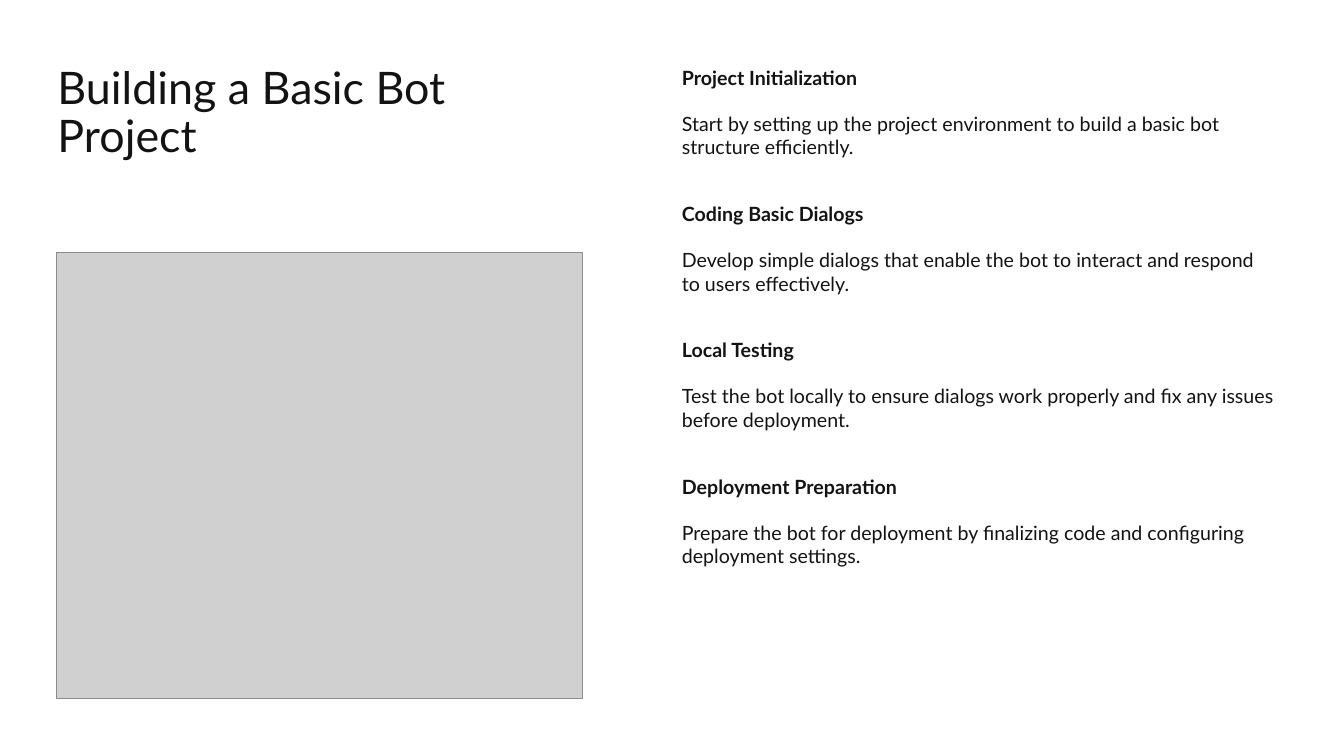
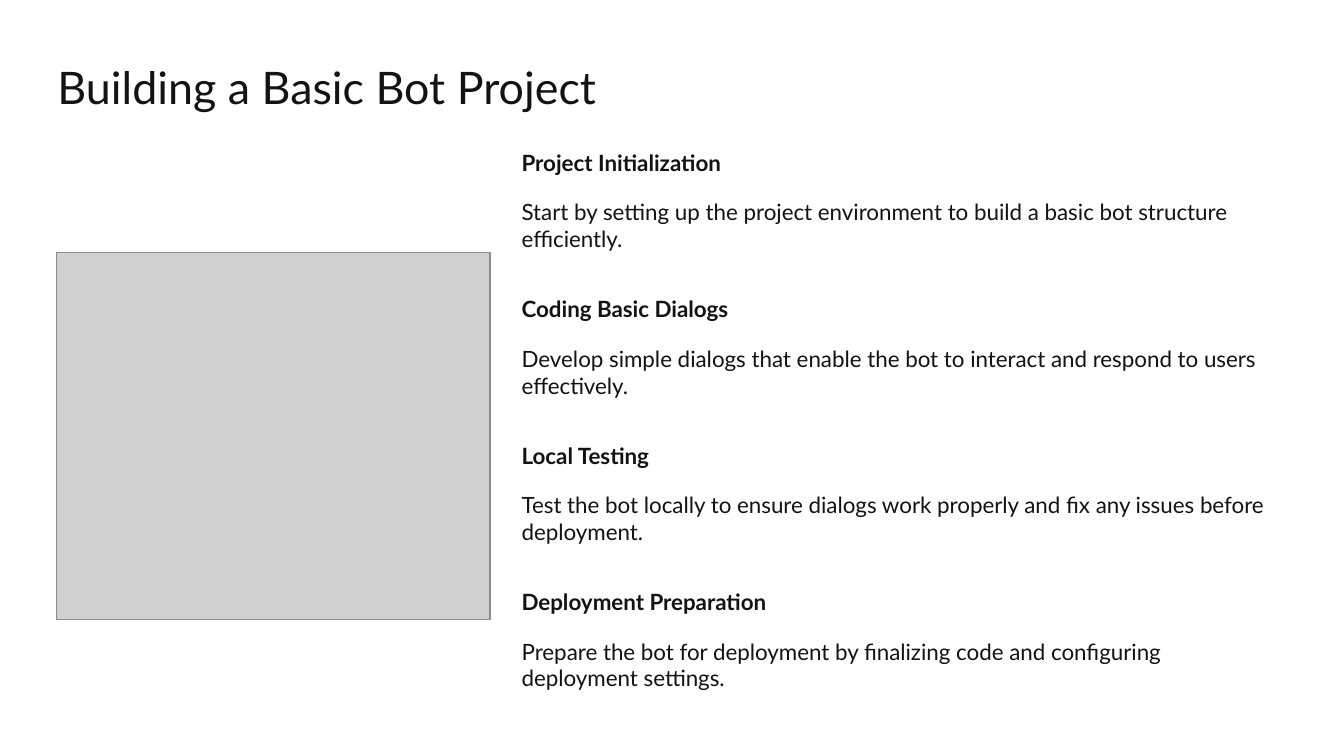
Before and after one commit to pajeeokoth/chatbot, a slide deck: slide 6 of P10_03_presentation.pptx (slide 8 before the commit). Drawn at 1344x756 pixels with LibreOffice and Linux fonts; fonts in the diff are those of the drawing; grey boxes stand for pictures. Boxes give left, top, right and bottom in pixels: in the first picture for what was removed or moved away, otherwise in the second. Text is boxed around its words. In the diff, an @@ line names an element or a change of style, - is before the commit and + after.

```diff
--- a/P10_03_presentation.pptx
+++ b/P10_03_presentation.pptx
@@ title "Building a Basic Bot Project" rewrapped from bbox=[57, 71, 446, 160] to bbox=[57, 71, 596, 112] @@
@@ text "Project Initialization": place and size @@
-text "Project Initialization" at bbox=[682, 70, 1273, 567]
+text "Project Initialization" at bbox=[522, 154, 1264, 690]
@@ text "Project Initialization" at bbox=[522, 154, 1264, 690]: size 14 to 16 pt @@
@@ picture: place and size @@
-picture at bbox=[56, 253, 583, 699]
+picture at bbox=[56, 253, 490, 620]
```
Also in this commit, not shown: 13 other slides changed, 4 slides removed, 2 other files.
